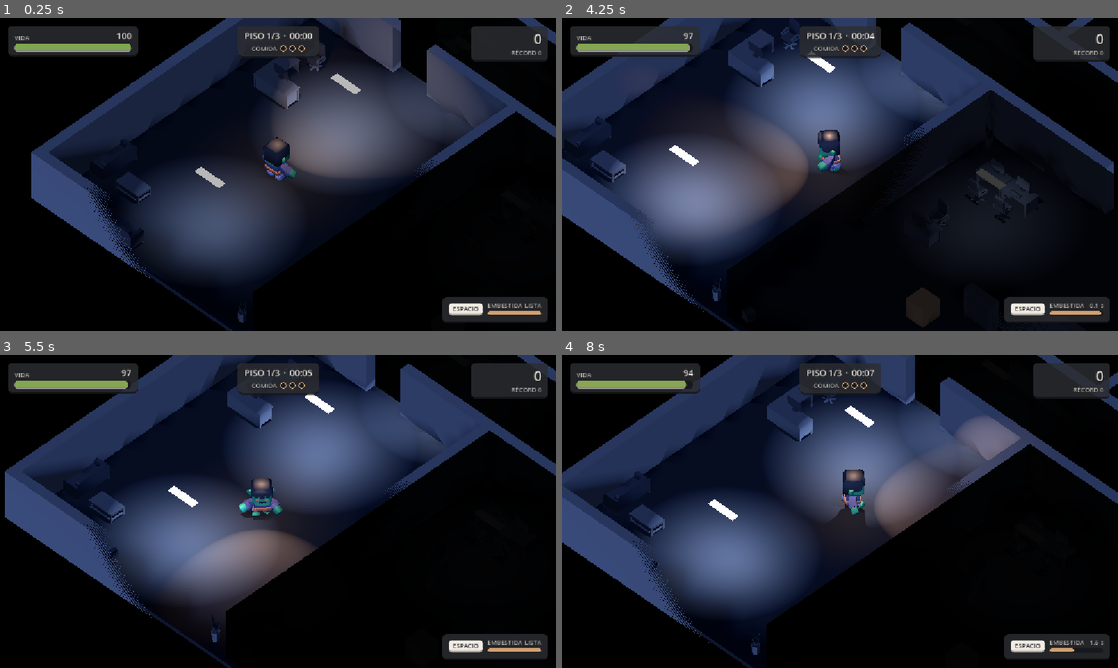
Above: before the commit, frames 1-4 (two rows, left to right).
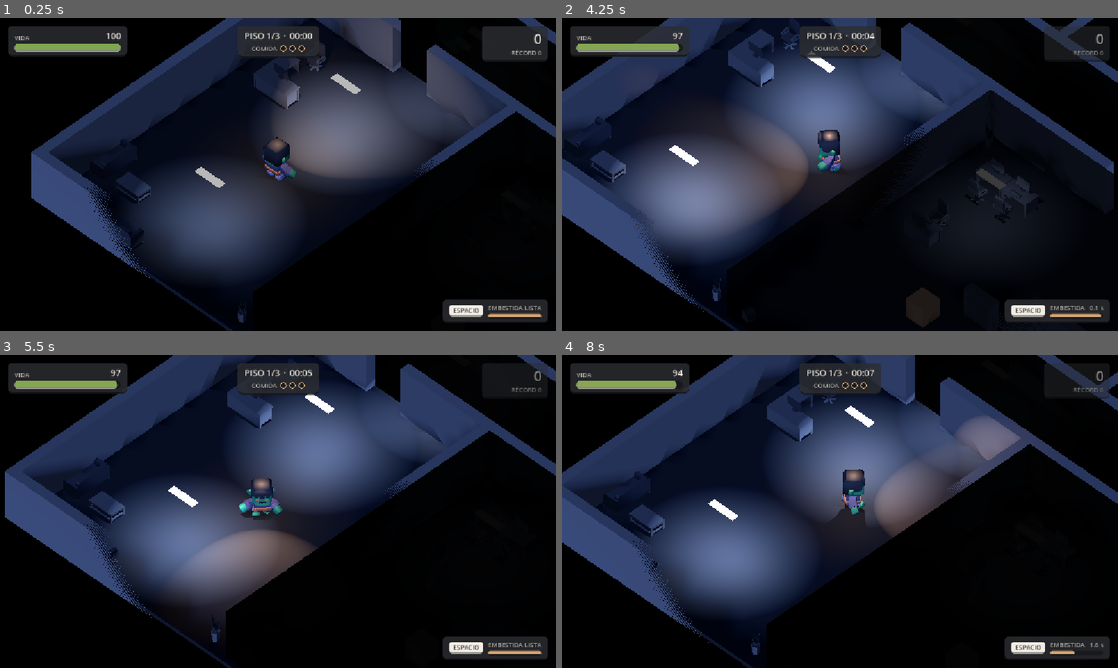
Above: after the commit, the same moments.

Repository: SofiaRubiano10/Zombivors_4to
Game: Godot game, scene res://main.tscn
The game is run twice, just before and just after one commit, with the same random seed, the same clock (stepped at 60 frames per second) and the same inputs.
Inputs:
- Up to frame 1 (0.25 s): no input
- Up to frame 2 (4.25 s): tap Enter at 0.5 s; hold D (move_right) 0.53-1.28 s; hold Shift (correr) 0.53-1.28 s; hold S (move_down) 1.28-2.03 s; tap Space (embestir) at 1.35 s; hold D (move_right) 2.03-2.78 s; tap E (interactuar) at 2.1 s; hold W (move_up) 2.78-3.53 s; tap F at 2.85 s; hold A (move_left) from 3.53 s (still down); tap G at 3.6 s
- Up to frame 3 (5.5 s): tap T at 4.35 s; release A (move_left) at 5.03 s; hold S (move_down) from 5.03 s (still down); tap 1 at 5.1 s
- Up to frame 4 (8 s): release S (move_down) at 5.78 s; hold D (move_right) 5.78-6.53 s; tap Shift (correr) at 5.85 s; hold W (move_up) 6.53-7.28 s; tap Space (embestir) at 6.6 s; hold D (move_right) from 7.28 s (still down); tap E (interactuar) at 7.35 s

The runs differ from the first frame. In frame 1, 1.2% of the frame differs, in the area x 19-99%, y 2-97%; in frame 2, 1.2%; in frame 3, 1.3%; in frame 4, 1.2%.

Commit message:
C7-05 HUD adaptativo que se aparta del juego
Lo secundario (puntos, embestida llena, mutaciones) se atenúa tras 4 s sin
cambios y se enciende cuando pasa algo; vida y objetivo siempre se ven. Si el
zombi pasa por debajo de un recuadro, ese recuadro se vuelve transparente.
escala agranda o achica todo el HUD; con poco ancho pasa a modo compacto y el
recuadro del centro baja si choca con las esquinas. Con la pausa, las
mutaciones o el fin de run abiertos, el HUD se esconde.

Co-authored-by: Juan Rojano <178296646+Jero-Rojano@users.noreply.github.com>

Diff:
--- a/hud.gd
+++ b/hud.gd
@@ -18,6 +18,15 @@
 # subiendo; los puntos cuentan hacia arriba y sueltan un "+100" flotante; cada
 # alimento comido hace saltar su punto; el reloj se pone rojo y late en los
 # últimos 30 s antes de que cierre la salida; la embestida destella al recargarse.
+# Clase 7: el HUD se adapta y se aparta.
+#  - Lo secundario (puntos, embestida llena, mutaciones) se atenúa si no cambia en
+#    unos segundos y vuelve a encenderse cuando pasa algo. Vida y objetivo, no:
+#    son lo que hace falta para sobrevivir.
+#  - Si el zombi pasa por debajo de un recuadro, ese recuadro se vuelve transparente.
+#  - Con la ventana estrecha pasa a modo compacto, y si el recuadro del centro choca
+#    con los de las esquinas, baja a la fila de abajo. Nada se tapa.
+#  - escala agranda o achica todo el HUD (accesibilidad).
+#  - Con el menú de pausa, las mutaciones o el fin de run abiertos, se esconde.
 
 const COLOR_PELIGRO = Color("#B22222")
 const COLOR_HUESO = Color(0.949, 0.929, 0.894)
@@ -32,6 +41,14 @@
 @export var umbral_poca_vida = 0.3
 # Segundos antes del cierre de la salida en los que el reloj avisa.
 @export var aviso_cierre = 30.0
+# Tamaño de todo el HUD (1 = normal). Para pantallas pequeñas o lejos de la tele.
+@export_range(0.6, 2.0, 0.05) var escala = 1.0
+# Segundos sin cambios para que lo secundario se atenúe, y cuánto se atenúa.
+@export var espera_calma = 4.0
+@export var alfa_calma = 0.55
+# Por debajo de este ancho (en píxeles del HUD) se usa el modo compacto.
+@export var ancho_compacto = 980.0
+const MARGEN = 16.0
 
 @onready var raiz = $Raiz
 @onready var panel_vida = $Raiz/PanelVida
@@ -77,6 +94,9 @@
 var puntos_objetivo = -1
 var cargas_vistas = -1
 var segundo_visto = -1
+# Segundos que lleva cada recuadro secundario sin cambiar.
+var calma = {}
+var compacto = false
 var partida = null
 var jugador = null
 var interactuar = null
@@ -121,6 +141,12 @@
 		nodo.aparecio.connect(avisar.bind("LLEGÓ EL CAZADOR", COLOR_PELIGRO, 3))
 	get_tree().node_added.connect(_al_aparecer)
 	call_deferred("conectar_partida")
+	# Always: puede esconderse y volver aunque el juego esté en pausa.
+	process_mode = Node.PROCESS_MODE_ALWAYS
+	for panel in [panel_puntos, panel_embestida, mutaciones]:
+		calma[panel] = 0.0
+	get_viewport().size_changed.connect(acomodar)
+	acomodar.call_deferred()
 
 # Iconos del pack (res://ui/flat_ui/iconos/). Sin el PNG, el recuadro queda solo con texto.
 func poner_iconos():
@@ -210,8 +236,8 @@
 	aviso.visible = reloj_aviso > 0.0
 	# Y mientras se desvanece, sube un poco.
 	aviso.position.y = pos_aviso_y - (1.0 - aviso.modulate.a) * 14.0
-	for panel in [panel_objetivo, panel_puntos, panel_embestida]:
-		panel.modulate = panel.modulate.lerp(Color.WHITE, 1.0 - exp(-6.0 * delta))
+	esconder_en_menus(delta)
+	apartar(delta)
 	animar_vida(delta)
 	actualizar_objetivo()
 	actualizar_puntos()
@@ -234,7 +260,7 @@
 	barra.value = progreso
 	# Un poco por encima de la cabeza (el zombi mide unos 1.8 m).
 	var cabeza = jugador.global_position + Vector3(0, 2.3, 0)
-	barra.position = camara.unproject_position(cabeza) - barra.size * 0.5
+	barra.position = camara.unproject_position(cabeza) / escala - barra.size * 0.5
 
 func actualizar_flecha():
 	var camara = get_viewport().get_camera_3d()
@@ -315,6 +341,7 @@
 	texto_piso.text = "PISO " + str(Partida.zona) + "/" + str(partida.zonas_total)
 	texto_tiempo.text = partida.reloj_texto(partida.tiempo)
 	avisar_cierre()
+	colocar_centro()
 	fila_comida.visible = partida.metas > 0
 	if partida.metas != metas_dibujadas or partida.hechas != hechas_dibujadas:
 		dibujar_pips(partida.metas, mini(partida.hechas, partida.metas))
@@ -363,7 +390,6 @@
 		if i < hechas and i >= hechas_dibujadas and hechas_dibujadas >= 0:
 			saltar.call_deferred(pips.get_child(i), 1.8)
 	hechas_dibujadas = hechas
-	centrar(panel_objetivo)
 
 func pintar_pip(pip, lleno):
 	var caja = StyleBoxFlat.new()
@@ -386,6 +412,7 @@
 		var r = texto_puntos.get_global_rect()
 		flotar("+" + str(objetivo - puntos_objetivo), COLOR_COMIDA, Vector2(r.end.x, r.end.y + 48.0))
 		saltar(texto_puntos, 1.3)
+		despertar(panel_puntos)
 		panel_puntos.modulate = Color(1.3, 1.2, 1.0)
 	puntos_objetivo = objetivo
 	# Cuenta hacia arriba: rápido si es mucho, nunca más de un segundo.
@@ -406,7 +433,11 @@
 	if cargas_vistas >= 0 and listas > cargas_vistas:
 		saltar($Raiz/PanelEmbestida/Fila/Tecla, 1.35)
 		panel_embestida.modulate = Color(1.35, 1.25, 1.0)
+		despertar(panel_embestida)
 	cargas_vistas = listas
+	# Recargando no se atenúa: es información que se está usando.
+	if listas < embestida.cargas_max:
+		despertar(panel_embestida)
 	if listas >= embestida.cargas_max:
 		recarga.value = 1.0
 	else:
@@ -432,6 +463,87 @@
 		ficha.tooltip_text = Mutaciones.LISTA.get(nombre, "")
 		var texto = Label.new()
 		texto.theme_type_variation = &"LabelChip"
-		texto.text = nombre
+		texto.text = nombre_corto(nombre) if compacto else nombre
 		ficha.add_child(texto)
 		mutaciones.add_child(ficha)
+	despertar(mutaciones)
+
+# "Estómago de hierro" -> "Estómago" en modo compacto.
+func nombre_corto(nombre):
+	return nombre.split(" ")[0]
+
+func despertar(panel):
+	calma[panel] = 0.0
+
+# Lo secundario se atenúa en calma; lo que tapa al zombi se vuelve transparente.
+func apartar(delta):
+	var zombi = posicion_zombi()
+	var paneles = [panel_vida, panel_objetivo, panel_puntos, panel_embestida, mutaciones]
+	for panel in paneles:
+		var alfa = 1.0
+		if calma.has(panel):
+			calma[panel] += delta
+			if calma[panel] > espera_calma:
+				alfa = alfa_calma
+		if zombi != null and panel.visible and panel.get_rect().grow(24.0).has_point(zombi):
+			alfa = minf(alfa, 0.3)
+		var objetivo = Color(1, 1, 1, alfa)
+		if panel == panel_vida:
+			# La vida lleva su propio color (latido); aquí solo se toca su alfa.
+			panel.modulate.a = lerpf(panel.modulate.a, alfa, 1.0 - exp(-6.0 * delta))
+		else:
+			panel.modulate = panel.modulate.lerp(objetivo, 1.0 - exp(-6.0 * delta))
+
+# Dónde está el zombi en la pantalla, en coordenadas del HUD (con su escala).
+func posicion_zombi():
+	var camara = get_viewport().get_camera_3d()
+	if camara == null or jugador == null:
+		return null
+	return camara.unproject_position(jugador.global_position + Vector3(0, 0.9, 0)) / escala
+
+# Pausa, mutaciones o fin de run: el HUD se esconde para no competir con el menú.
+func esconder_en_menus(delta):
+	var hay_menu = false
+	for grupo in ["fin_run", "pantalla_mutaciones"]:
+		var m = get_tree().get_first_node_in_group(grupo)
+		if m != null and m.visible:
+			hay_menu = true
+	# Pausa con el juego en marcha = el menú de pausa (al terminar la zona también
+	# se pausa, pero ahí el HUD sigue para ver los puntos del piso).
+	if get_tree().paused and partida != null and partida.estado == partida.Estado.JUGANDO:
+		hay_menu = true
+	raiz.modulate.a = move_toward(raiz.modulate.a, 0.0 if hay_menu else 1.0, delta / 0.2)
+
+# Escala, modo compacto y que el centro no choque con las esquinas.
+func acomodar():
+	var pantalla = get_viewport().get_visible_rect().size
+	raiz.scale = Vector2.ONE * escala
+	# Raiz ocupa toda la pantalla medida en píxeles del HUD (ya escalados).
+	raiz.offset_right = pantalla.x / escala - pantalla.x
+	raiz.offset_bottom = pantalla.y / escala - pantalla.y
+	var ancho = pantalla.x / escala
+	var antes = compacto
+	compacto = ancho < ancho_compacto
+	$Raiz/PanelVida/Fila/Datos/Barras.custom_minimum_size.x = 150.0 if compacto else 220.0
+	texto_record.visible = not compacto
+	$Raiz/PanelEmbestida/Fila/Datos/Cabecera/Titulo.visible = not compacto
+	$Raiz/PanelEmbestida/Fila/Tecla/Texto.text = "ESP" if compacto else "ESPACIO"
+	if antes != compacto:
+		mutaciones_dibujadas = -1
+	for panel in [panel_vida, panel_puntos, panel_embestida]:
+		panel.reset_size()
+	panel_puntos.position.x = ancho - MARGEN - panel_puntos.size.x
+	panel_embestida.position = Vector2(ancho, pantalla.y / escala) - panel_embestida.size - Vector2(MARGEN, MARGEN)
+	pos_vida = Vector2(MARGEN, MARGEN)
+	if partida != null:
+		colocar_centro.call_deferred()
+
+# El recuadro del centro va arriba; si no cabe entre las esquinas, baja.
+func colocar_centro():
+	centrar(panel_objetivo)
+	var izquierda = panel_vida.position.x + panel_vida.size.x + 8.0
+	var derecha = panel_puntos.position.x - 8.0
+	var cabe = panel_objetivo.position.x >= izquierda and panel_objetivo.position.x + panel_objetivo.size.x <= derecha
+	var abajo = maxf(panel_vida.position.y + panel_vida.size.y, panel_puntos.position.y + panel_puntos.size.y) + 8.0
+	panel_objetivo.position.y = MARGEN if cabe else abajo
+	pos_aviso_y = panel_objetivo.position.y + panel_objetivo.size.y + 22.0
